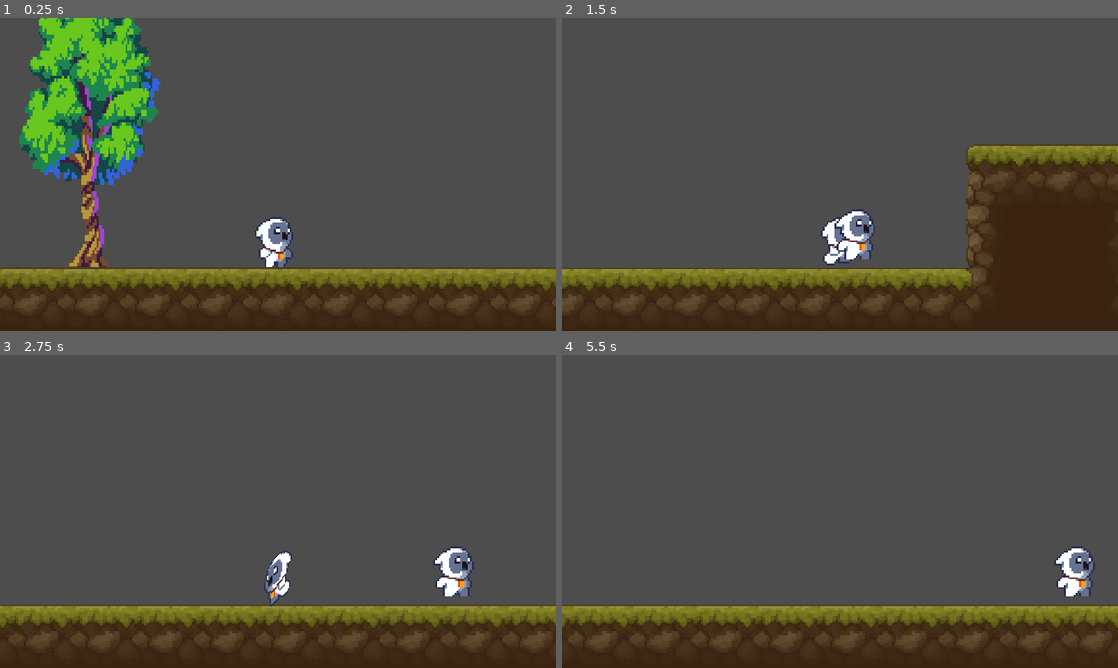
Above: before the commit, frames 1-4 (two rows, left to right).
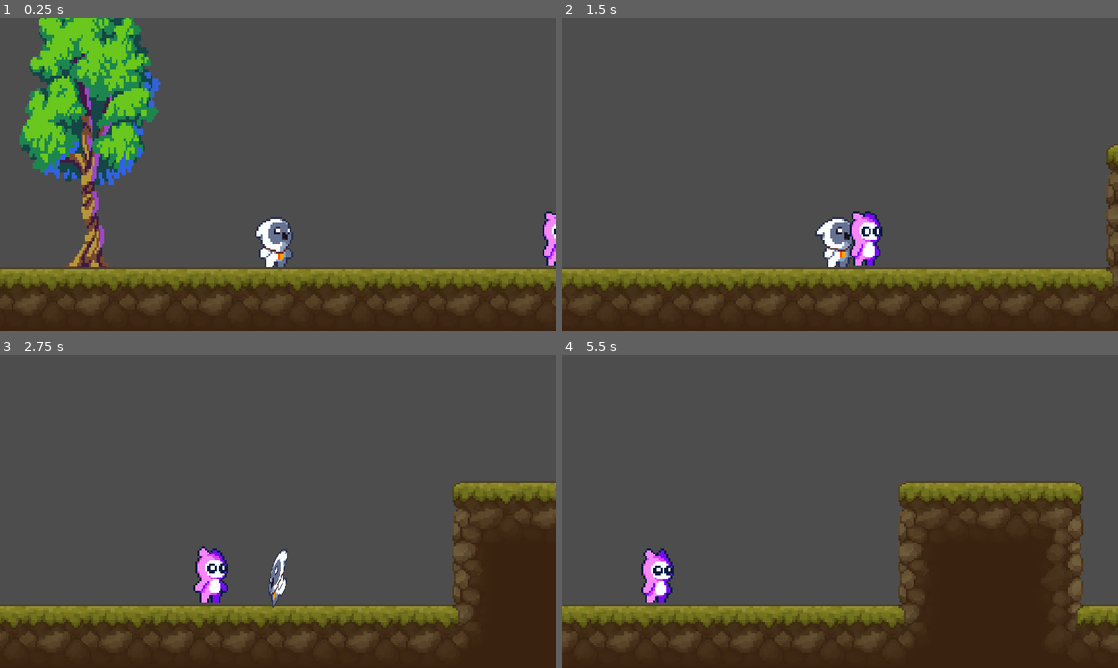
Above: after the commit, the same moments.

Repository: CrisIsla/shiny-godot
Game: Godot game, scene res://levels/00tutorial.tscn
Two runs of this game, one before a commit and one after it. Both use one fixed random seed, a clock stepped at 60 frames per second and the inputs below. This scene is started directly instead of the project's main scene.
Inputs:
- Up to frame 1 (0.25 s): no input
- Up to frame 2 (1.5 s): hold D (move_right) from 0.53 s (still down); tap J (attack) at 0.6 s; tap K (jump) at 0.77 s; tap Q (spawn_bullet) at 1.35 s
- Up to frame 3 (2.75 s): tap K (jump) at 1.52 s; release D (move_right) at 2.03 s; hold A (move_left) from 2.03 s (still down); tap J (attack) at 2.1 s
- Up to frame 4 (5.5 s): release A (move_left) at 2.78 s; hold D (move_right) 2.78-4.28 s; tap Q (spawn_bullet) at 2.85, 4.35 s; tap K (jump) at 3.02, 3.77, 4.52 s; tap J (attack) at 3.6, 5.1 s; hold A (move_left) 4.28-5.03 s; hold D (move_right) from 5.03 s (still down)

The runs differ from the first frame. In frame 1, 0.4% of the frame differs, in the area x 97-100%, y 61-80%; in frame 2, 16%; in frame 3, 12%; in frame 4, 18%, in the area x 0-100%, y 40-94%.

Commit message:
Feat: Tutorial NPC

Diff:
--- /dev/null
+++ b/CharacterBody2D.gd
@@ -0,0 +1,6 @@
+extends CharacterBody2D
+
+@onready var interaction_area = $InteractionArea
+
+func _ready():
+	pass
--- a/levels/00tutorial.tscn
+++ b/levels/00tutorial.tscn
@@ -2,8 +2,8 @@
 
 [ext_resource type="PackedScene" uid="uid://cel8njhqnclsq" path="res://tileset/tileset.tscn" id="1_2hvix"]
 [ext_resource type="PackedScene" uid="uid://3ahfed8bxgqy" path="res://scenes/player.tscn" id="2_qcyhj"]
-[ext_resource type="Texture2D" uid="uid://2s82pmjnfnd3" path="res://assets/player/Owlet_Monster.png" id="3_so2id"]
 [ext_resource type="PackedScene" uid="uid://cpstgcmaq8i3" path="res://scenes/tree.tscn" id="4_lxmf2"]
+[ext_resource type="PackedScene" uid="uid://cuni6u8jaxa6h" path="res://scenes/TutorialNPC.tscn" id="4_quq7d"]
 
 [node name="Tutorial" type="Node2D"]
 
@@ -16,6 +16,5 @@
 [node name="player" parent="." instance=ExtResource("2_qcyhj")]
 position = Vector2(-110, -2)
 
-[node name="OwletMonster" type="Sprite2D" parent="."]
-position = Vector2(105, -20)
-texture = ExtResource("3_so2id")
+[node name="TutorialNPC" parent="." instance=ExtResource("4_quq7d")]
+position = Vector2(36, -17)
--- /dev/null
+++ b/scenes/TutorialNPC.tscn
@@ -0,0 +1,167 @@
+[gd_scene load_steps=12 format=3 uid="uid://cuni6u8jaxa6h"]
+
+[ext_resource type="Script" path="res://CharacterBody2D.gd" id="1_cjp0t"]
+[ext_resource type="Texture2D" uid="uid://e7tnfveyv63b" path="res://assets/NPC/Pink_Monster_Idle_4.png" id="2_mmbnc"]
+
+[sub_resource type="CapsuleShape2D" id="CapsuleShape2D_x8cfx"]
+radius = 7.0
+height = 26.0
+
+[sub_resource type="AnimationNodeAnimation" id="AnimationNodeAnimation_wak7b"]
+animation = &"idle"
+
+[sub_resource type="AnimationNodeStateMachineTransition" id="AnimationNodeStateMachineTransition_2wlg3"]
+advance_mode = 2
+
+[sub_resource type="AnimationNodeStateMachine" id="AnimationNodeStateMachine_jptcb"]
+states/End/position = Vector2(802, 164)
+states/Start/position = Vector2(315, 164)
+states/idle/node = SubResource("AnimationNodeAnimation_wak7b")
+states/idle/position = Vector2(550, 155)
+transitions = ["Start", "idle", SubResource("AnimationNodeStateMachineTransition_2wlg3")]
+
+[sub_resource type="AnimationNodeStateMachinePlayback" id="AnimationNodeStateMachinePlayback_y6e13"]
+
+[sub_resource type="Animation" id="Animation_uxwwc"]
+resource_name = "idle"
+length = 0.6
+loop_mode = 1
+step = 0.05
+tracks/0/type = "value"
+tracks/0/imported = false
+tracks/0/enabled = true
+tracks/0/path = NodePath("Sprite2D:hframes")
+tracks/0/interp = 1
+tracks/0/loop_wrap = true
+tracks/0/keys = {
+"times": PackedFloat32Array(0),
+"transitions": PackedFloat32Array(1),
+"update": 1,
+"values": [4]
+}
+tracks/1/type = "value"
+tracks/1/imported = false
+tracks/1/enabled = true
+tracks/1/path = NodePath("Sprite2D:vframes")
+tracks/1/interp = 1
+tracks/1/loop_wrap = true
+tracks/1/keys = {
+"times": PackedFloat32Array(0),
+"transitions": PackedFloat32Array(1),
+"update": 1,
+"values": [1]
+}
+tracks/2/type = "value"
+tracks/2/imported = false
+tracks/2/enabled = true
+tracks/2/path = NodePath("Sprite2D:texture")
+tracks/2/interp = 1
+tracks/2/loop_wrap = true
+tracks/2/keys = {
+"times": PackedFloat32Array(0),
+"transitions": PackedFloat32Array(1),
+"update": 1,
+"values": [ExtResource("2_mmbnc")]
+}
+tracks/3/type = "value"
+tracks/3/imported = false
+tracks/3/enabled = true
+tracks/3/path = NodePath("Sprite2D:frame")
+tracks/3/interp = 1
+tracks/3/loop_wrap = true
+tracks/3/keys = {
+"times": PackedFloat32Array(0, 0.15, 0.3, 0.45),
+"transitions": PackedFloat32Array(1, 1, 1, 1),
+"update": 1,
+"values": [0, 1, 2, 3]
+}
+
+[sub_resource type="Animation" id="Animation_4q7fa"]
+length = 0.001
+tracks/0/type = "value"
+tracks/0/imported = false
+tracks/0/enabled = true
+tracks/0/path = NodePath("Sprite2D:hframes")
+tracks/0/interp = 1
+tracks/0/loop_wrap = true
+tracks/0/keys = {
+"times": PackedFloat32Array(0),
+"transitions": PackedFloat32Array(1),
+"update": 1,
+"values": [4]
+}
+tracks/1/type = "value"
+tracks/1/imported = false
+tracks/1/enabled = true
+tracks/1/path = NodePath("Sprite2D:vframes")
+tracks/1/interp = 1
+tracks/1/loop_wrap = true
+tracks/1/keys = {
+"times": PackedFloat32Array(0),
+"transitions": PackedFloat32Array(1),
+"update": 1,
+"values": [1]
+}
+tracks/2/type = "value"
+tracks/2/imported = false
+tracks/2/enabled = true
+tracks/2/path = NodePath("Sprite2D:texture")
+tracks/2/interp = 1
+tracks/2/loop_wrap = true
+tracks/2/keys = {
+"times": PackedFloat32Array(0),
+"transitions": PackedFloat32Array(1),
+"update": 1,
+"values": [ExtResource("2_mmbnc")]
+}
+tracks/3/type = "value"
+tracks/3/imported = false
+tracks/3/enabled = true
+tracks/3/path = NodePath("Sprite2D:frame")
+tracks/3/interp = 1
+tracks/3/loop_wrap = true
+tracks/3/keys = {
+"times": PackedFloat32Array(0),
+"transitions": PackedFloat32Array(1),
+"update": 1,
+"values": [0]
+}
+
+[sub_resource type="AnimationLibrary" id="AnimationLibrary_51lie"]
+_data = {
+"RESET": SubResource("Animation_4q7fa"),
+"idle": SubResource("Animation_uxwwc")
+}
+
+[sub_resource type="RectangleShape2D" id="RectangleShape2D_8yt52"]
+size = Vector2(60, 20)
+
+[node name="CharacterBody2D" type="CharacterBody2D"]
+script = ExtResource("1_cjp0t")
+
+[node name="Sprite2D" type="Sprite2D" parent="."]
+texture = ExtResource("2_mmbnc")
+hframes = 4
+
+[node name="CollisionShape2D" type="CollisionShape2D" parent="."]
+position = Vector2(-1, 3)
+shape = SubResource("CapsuleShape2D_x8cfx")
+
+[node name="AnimationTree" type="AnimationTree" parent="."]
+tree_root = SubResource("AnimationNodeStateMachine_jptcb")
+anim_player = NodePath("../AnimationPlayer")
+active = true
+parameters/playback = SubResource("AnimationNodeStateMachinePlayback_y6e13")
+
+[node name="AnimationPlayer" type="AnimationPlayer" parent="."]
+libraries = {
+"": SubResource("AnimationLibrary_51lie")
+}
+
+[node name="InteractionArea" type="Area2D" parent="."]
+
+[node name="CollisionShape2D" type="CollisionShape2D" parent="InteractionArea"]
+light_mask = 0
+visibility_layer = 31
+position = Vector2(-1, 4)
+shape = SubResource("RectangleShape2D_8yt52")
--- a/scenes/player.tscn
+++ b/scenes/player.tscn
@@ -1163,8 +1163,8 @@
 
 [node name="Sprite2D" type="Sprite2D" parent="Pivot/TurnPivot"]
 position = Vector2(0, -16)
-texture = ExtResource("3_1b8c2")
-hframes = 6
+texture = ExtResource("1_3jku0")
+hframes = 4
 
 [node name="Area2D" type="Area2D" parent="Pivot"]
 visible = false
Binary file added: assets/NPC/Double_Jump_Dust_5.png
Not shown, added: assets/NPC/Double_Jump_Dust_5.png.import
Binary file added: assets/NPC/Pink_Monster.png
Not shown, added: assets/NPC/Pink_Monster.png.import
Binary file added: assets/NPC/Pink_Monster_Attack1_4.png
Not shown, added: assets/NPC/Pink_Monster_Attack1_4.png.import
Binary file added: assets/NPC/Pink_Monster_Attack2_6.png
Not shown, added: assets/NPC/Pink_Monster_Attack2_6.png.import
Binary file added: assets/NPC/Pink_Monster_Climb_4.png
Not shown, added: assets/NPC/Pink_Monster_Climb_4.png.import
Binary file added: assets/NPC/Pink_Monster_Death_8.png
Not shown, added: assets/NPC/Pink_Monster_Death_8.png.import
(and 22 more such lines)
